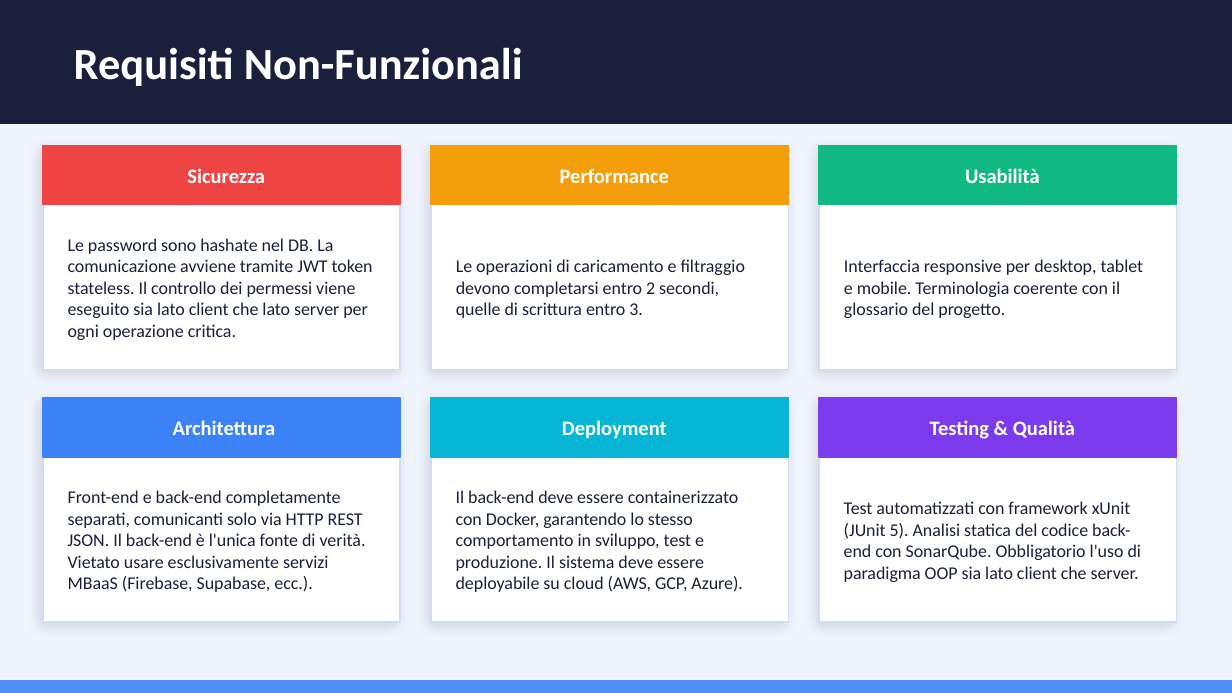
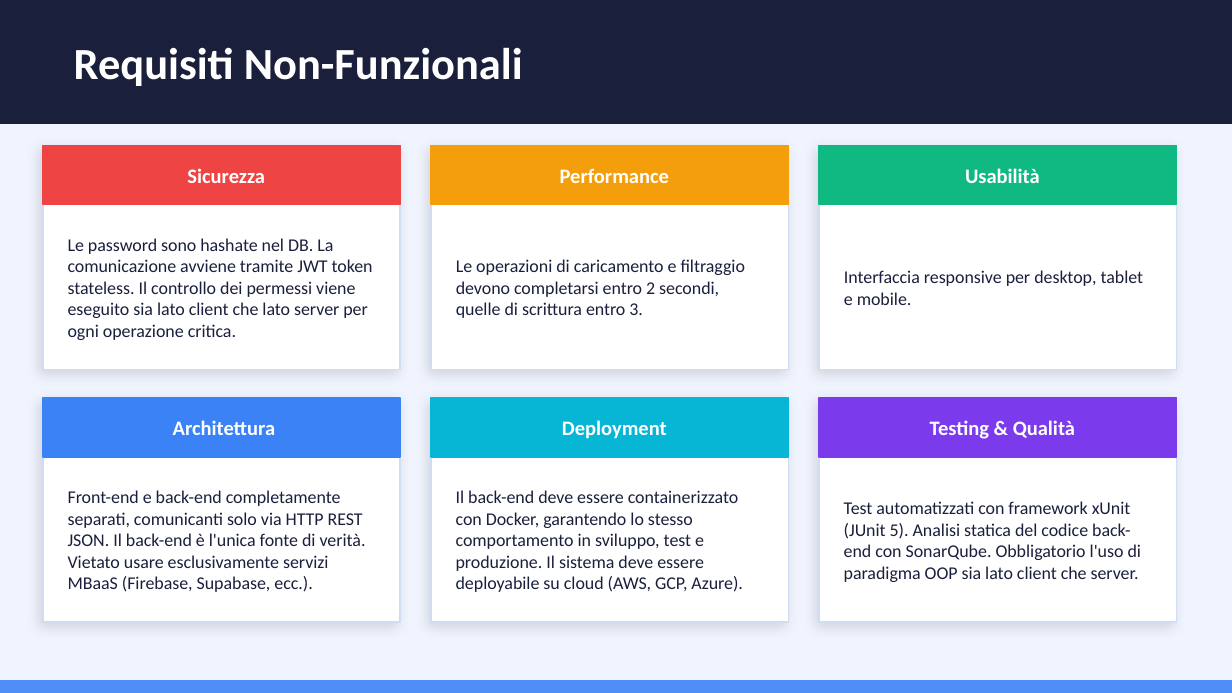
Before and after one commit to fabpadulano-unina/BugBoard26, a slide deck: slide 5 of Documentazione/Documentazione finale/BugBoard26.pptx. Drawn at 1232x693 pixels with LibreOffice and Linux fonts; fonts in the diff are those of the drawing. Boxes give left, top, right and bottom in pixels: in the first picture for what was removed or moved away, otherwise in the second. Text is boxed around its words. In the diff, an @@ line names an element or a change of style, - is before the commit and + after.

```diff
--- a/Documentazione/Documentazione finale/BugBoard26.pptx
+++ b/Documentazione/Documentazione finale/BugBoard26.pptx
@@ text at (x1=844, y1=270, x2=1144, y2=305): text changed @@
-Interfaccia responsive per desktop, tablet e mobile. Terminologia coerente con il glossario del progetto.
+Interfaccia responsive per desktop, tablet e mobile.
```
Also in this commit, not shown: 1 other slide changed.
